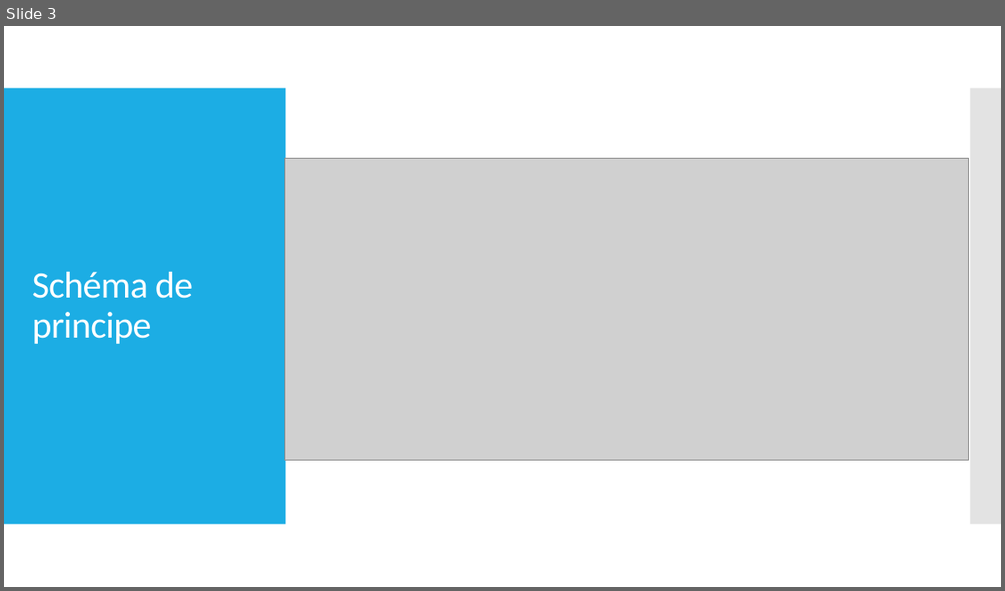
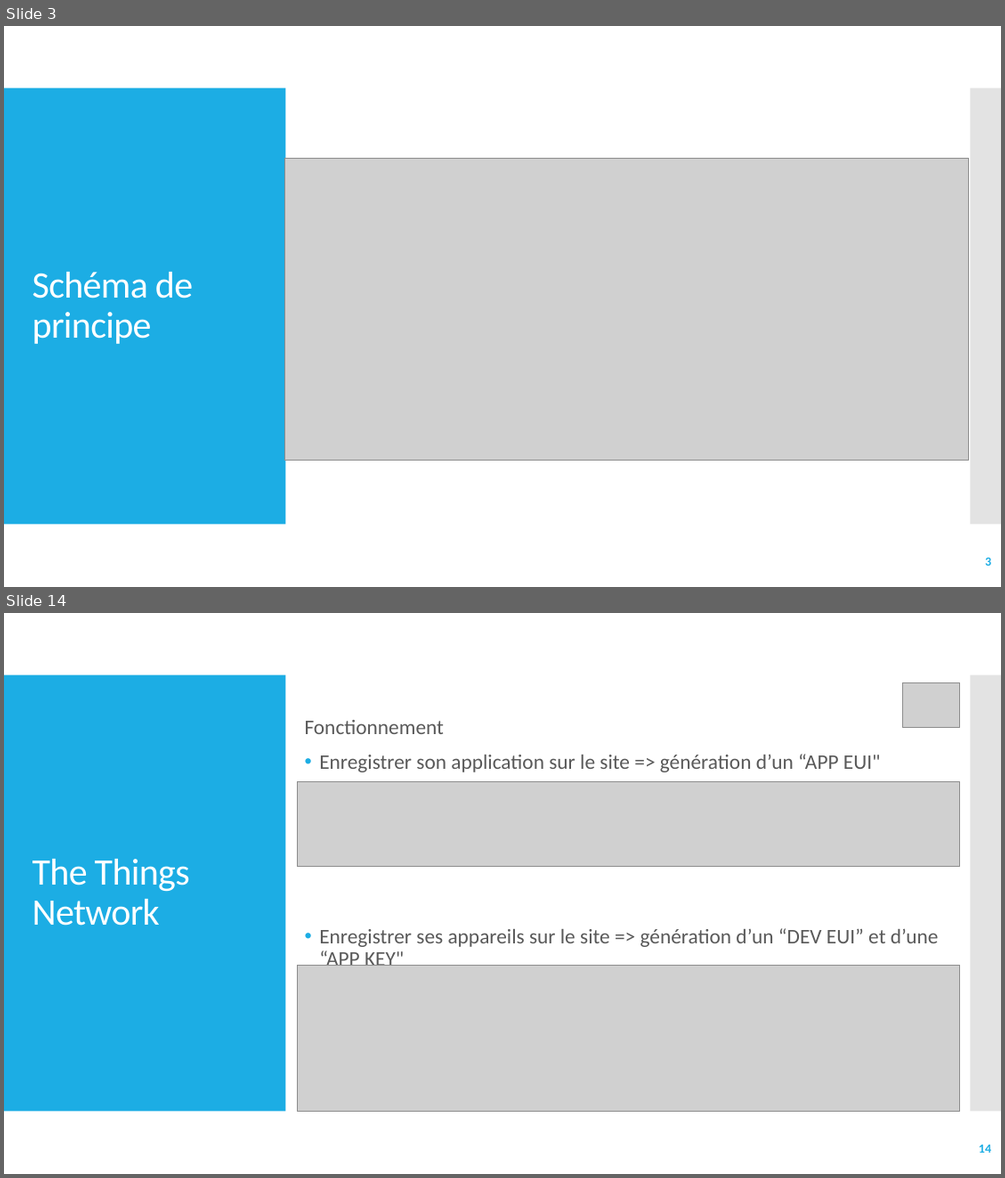
Before and after one commit to haroal/choco-lora, a slide deck: prez/ChocoLoRa.pptx. Shown one above the other, each under a label of ours: slide 3 before the commit, slides 3 and 14 after it; the slides between them are not shown. The pictures are 1005x591 and 1005x1178 pixels, drawn with LibreOffice and Linux fonts; fonts in the diff are those of the drawing; grey boxes stand for pictures; background and template pictures are left out. Boxes give left, top, right and bottom in pixels: in the first picture for what was removed or moved away, otherwise in the second. Text is boxed around its words. In the diff, an @@ line names an element or a change of style, - is before the commit and + after.

```diff
--- a/prez/ChocoLoRa.pptx
+++ b/prez/ChocoLoRa.pptx
@@ slide 14 added at (4, 613, 1001, 1174), background #FFFFFF; not listed: 2 template elements that a slide beside it also shows @@
@@ picture added at (902, 682, 960, 727) @@
@@ text added at (305, 720, 938, 965), 20 pt, text #595959 @@
+Fonctionnement
+• Enregistrer son application sur le site => génération d’un “APP EUI"
+• Enregistrer ses appareils sur le site => génération d’un “DEV EUI” et d’une “APP KEY"
@@ picture added at (297, 782, 961, 867) @@
@@ title added at (32, 859, 190, 925), 36 pt, text #FFFFFF @@
+The Things Network
@@ picture added at (297, 965, 961, 1111) @@
@@ page number added at (979, 1144, 991, 1152), 12 pt, text #1CADE4, bold @@
+14
@@ slide 3 changed as well @@
@@ page number added at (985, 557, 991, 565), 12 pt, text #1CADE4, bold @@
+3
```
Also in this commit, not shown: 1 other slide changed, 18 other slides added, 4 slides removed, 24 other files.
